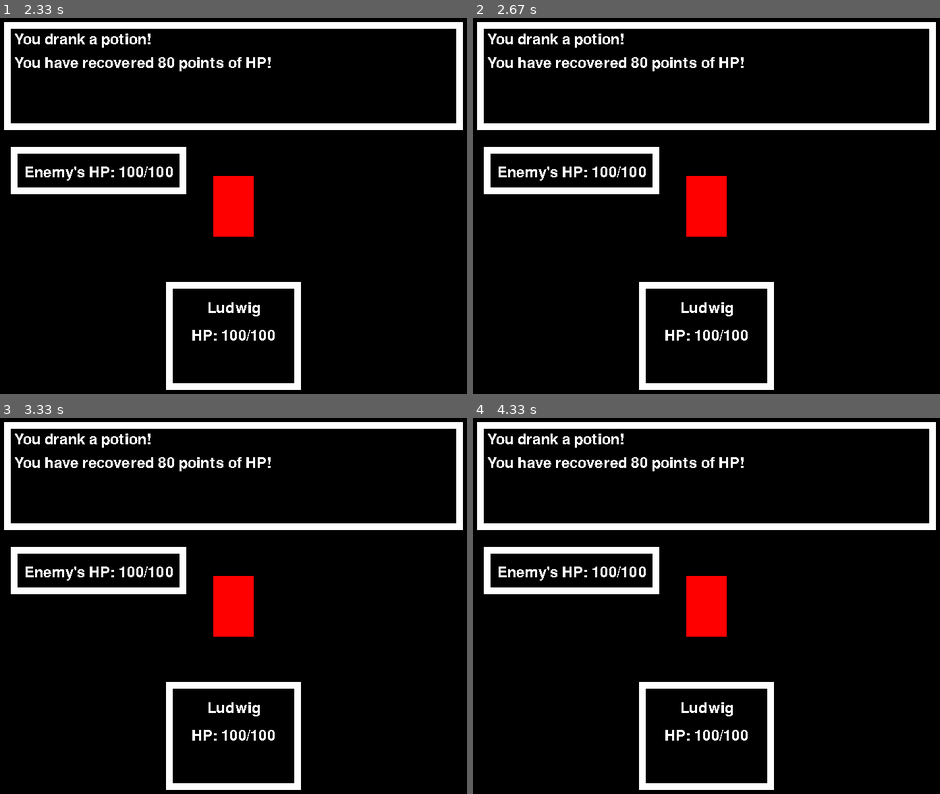
Above: before the commit, frames 1-4 (two rows, left to right).
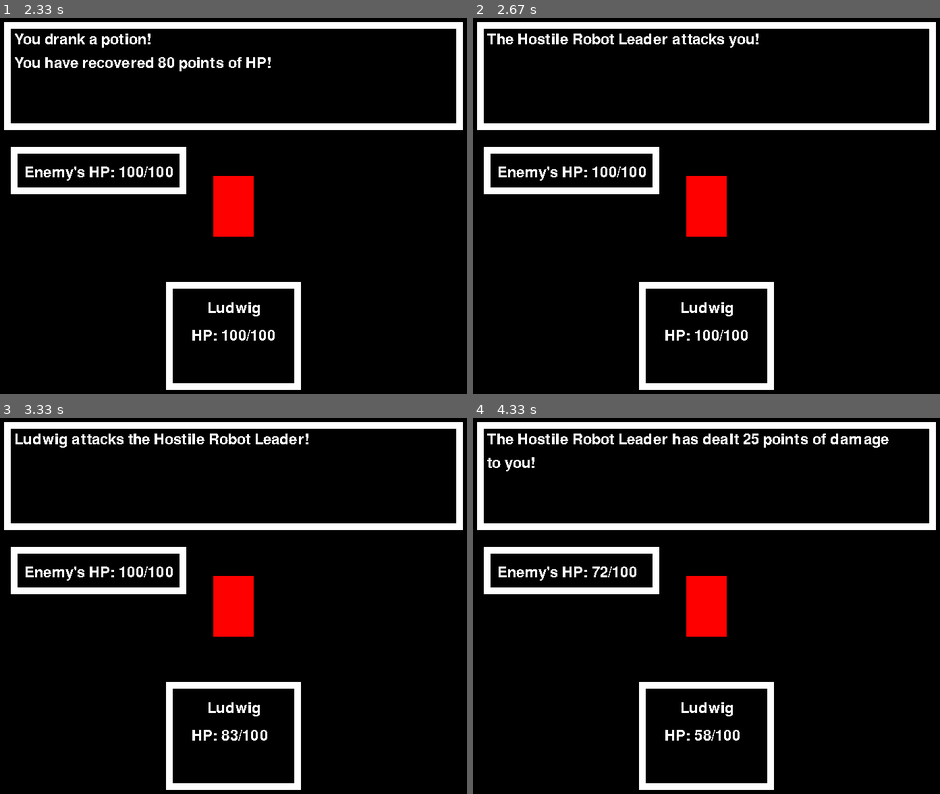
Above: after the commit, the same moments.

Repository: eduardoluis11/final-project-cs50-python
Game: pygame game, started from project.py
Same seed, same stepped clock (60 frames per second), same inputs: the game is played once before the commit and once after it.
Inputs:
- Up to frame 1 (2.33 s): tap Enter at 0.33 s; tap Z at 1.67 s; tap 2 at 2 s
- Up to frame 2 (2.67 s): tap Z at 2.4 s
- Up to frame 3 (3.33 s): tap Z at 2.7, 2.9 s; tap 1 at 3.17 s
- Up to frame 4 (4.33 s): tap Z at 3.57, 3.87, 4.07 s

Frame 1 is identical in both runs. In frame 2, 1.3% of the frame differs, in the area x 3-62%, y 4-15%; in frame 3, 1.5%; in frame 4, 1.9%, in the area x 3-90%, y 4-86%.

Commit message:
BUGFIX: Fixed Potion Mechanic
The bug that caused the player to attack right after drinking a potion was that
the "has player attacked" boolean was never being disabled after attacking. Also, I fixed the bug in which the game
froze if I drank a potion on the very first turn. The bug was that the player's turn never ended after drinking a potion. So, I fixed 2 bugs in total.

Diff:
--- a/project.py
+++ b/project.py
@@ -542,6 +542,19 @@
 
 You can no longer use the “potion” command if you run out of potions. Pressing "2" won't do anything if you run out
 of potions.
+
+One way to fix the bug in which the player attacks the enemy immediately after drinking a potion would be to use
+booleans to detect whether the user is attacking or using a potion. I don’t like overusing booleans, but that would
+work. If the player is attacking, I would put a boolean that says “player is attacking”. Meanwhile, if the player is
+drinking a potion, I will put a boolean saying “player is drinking potion”. Then after doing either action, I will pass
+the turn to the enemy. And when the player’s turn begins, I will set both the “attacking” and the “drinking potion”
+booleans to false.
+
+In the end, I didn't even need to create a boolean for drinking potions, and I had created a long time ago a boolean
+for keeping track if you're attacking. The bug that caused the player to attack right after drinking a potion was that
+the "has player attacked" boolean was never being disabled after attacking. Also, I fixed the bug in which the game
+froze if I drank a potion on the very first turn. The bug was that the player's turn never ended after drinking a
+potion.
 """
 
 
@@ -553,7 +566,7 @@
     global hp_amount_that_potions_heal
     global battle_message
     global battle_message_2
-    global has_player_attacked
+    global has_player_attacked  # This keeps track of whether the player chooses the "Attack" command.
     global is_players_turn
     global is_enemys_turn
     global did_enemy_use_regular_attack
@@ -568,6 +581,10 @@
 
     # End of the Global Variables
 
+    # I could create some local variables. I don't need to use that many global variables.
+    # is_player_attacking = False
+    # is_player_using_potion = False  # This keeps track of whether the player chose the "Potion" command.
+
     while True:  # Infinite loop that will pretty much make the entire game run
         # while not should_exit_game:  # Loop that will pretty much make the entire game run. Exits if Game over or
         # Victory.
@@ -604,7 +621,8 @@
                     battle_message = "You've lost all of your Health Points, and became unconscious."
                     battle_message_2 = "GAME OVER"
 
-                    # This should overwrite the battle message surface with the new battle message after any action in the game.
+                    # This should overwrite the battle message surface with the new battle message after any action in
+                    # the game.
                     battle_messages_surface = game_font.render(battle_message, False, 'White')
 
                     # This renders the text for the current battle message
@@ -651,6 +669,9 @@
                             # This makes the battle menu to disappear so that the battle messages are rendered
                             display_battle_menu = False
 
+                            # # This tells the game that the player is attacking, not using a potion.
+                            # is_player_attacking = True
+
                             # DEBUG: this will modify the battle message so that it says that you attacked the enemy.
                             # NONE OF THESE 2 lines of code work! They don't render anything to the screen!
                             # battle_message = "Ludwig attacks the enemy!"
@@ -661,10 +682,10 @@
 
                             battle_message_2 = ""  # Second line of the battle message (empty)
 
-                            # DEBUG: print "you attacked"
-                            print(f"{player.name} attacks the enemy!")
-
-                            # This tells me that the player just selected the "attack" command
+                            # # DEBUG: print "you attacked"
+                            # print(f"{player.name} attacks the enemy!")
+
+                            # This tells me that the player just selected the "attack" command, and not using a potion
                             has_player_attacked = True
 
                             # DEBUG: This tells me what the current value of the "has player attacked" boolean
@@ -694,7 +715,7 @@
                             #     is_players_turn = False
                             #     is_enemys_turn = True
 
-                        # if the user presses "2", I'll handle the potion drinking mechanic
+                        # If the user presses "2", I'll handle the potion drinking mechanic
                         elif event.key == pygame.K_2 and players_number_of_potions > 0:
 
                             # TODO
@@ -727,10 +748,14 @@
                                 f'[2]: Use Potion ({players_number_of_potions} remaining)',
                                 False, 'White')  # Use Potion command
 
-                            # # DEBUG: print "you have drank a potion"
-                            # print(f"Ludwig drank a potion! You have recovered {hp_amount_that_potions_heal} points of HP!")
-                            # This prints how many potions you have remaining
-                            print(f"Now, you have {players_number_of_potions} potions left.")
+                            # # # DEBUG: print "you have drank a potion"
+                            # # print(f"Ludwig drank a potion! You have recovered {hp_amount_that_potions_heal} points of HP!")
+                            # # This prints how many potions you have remaining
+                            # print(f"Now, you have {players_number_of_potions} potions left.")
+
+                            # Now, the enemy's turn begins, and the player's turn ends
+                            is_players_turn = False
+                            is_enemys_turn = True
 
                     else:  # If I'm no longer rendering the battle menu, and I'm rendering battle messages
 
@@ -739,6 +764,11 @@
 
                         # If the player chose "Attack" and presses the confirmation key.
                         if has_player_attacked and event.key == pygame.K_z:
+
+                            # FIRST OF ALL, I need to tell the game that the player is no longer attacking.
+                            # This will prevent the character from attacking right after they drink a potion.
+                            has_player_attacked = False
+
                             # This randomly calculates the damage that the player can do to the enemy (from -10 to 10)
                             randomly_generated_damage_output = player.attack_points + random.randint(-10, 10)
 
